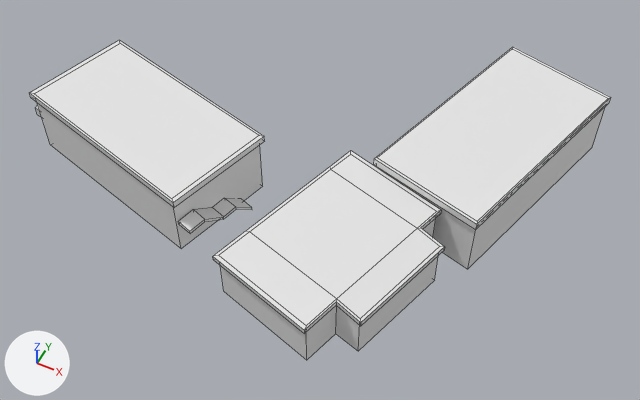
The OBJ model BU-Codejam/Assets/University Assets/Talbot Campus/Tolpuddle Annex/published/tolpuddleannex_model_published.obj as it was, and as the next commit left it.
The view is the same before and after, from a camera (50 mm lens) standing at (162.7, 21.5, 100.5) and looking at (122.3, 102.3, -0.4). Arrows for +X, +Y and +Z are at lower left; the lights stay in place. Mesh edges are drawn as thin lines. Where no turn or scale is listed for an object, it has been applied to the vertices.
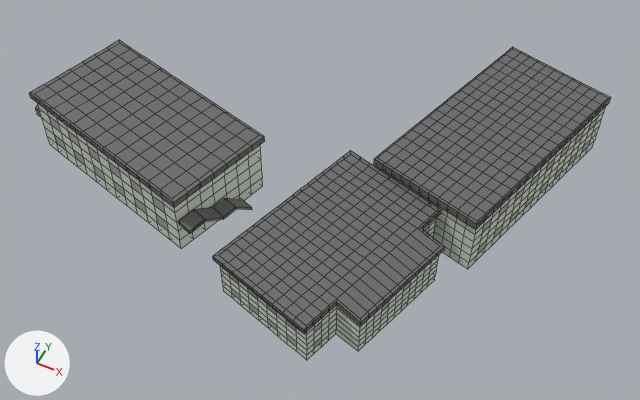
Location of each change, [x1, y1, x2, y2] in pixels of the pictures (640 x 400 px):
'Cube.002', recoloured
    both: [178, 198, 252, 234]
part 1 of me_cube, added
    after: [29, 40, 265, 249]
part 2 of me_cube_003, added
    after: [374, 47, 611, 269]
part 3 of me_cube_004, added
    after: [213, 151, 444, 360]
part 4 of me_cube_004, recoloured
    both: [336, 228, 445, 326]

Edits to the bpy script that builds the scene:
```text
Add mat_m_tolpuddle_green:
    mat_m_tolpuddle_green = principled_material('M_tolpuddle_green')
    mat_m_tolpuddle_green.base_color = (0.733, 0.8, 0.696)  # white #dee7d9
Add mat_m_tolpuddle_window:
    mat_m_tolpuddle_window = principled_material('M_tolpuddle_window')
    mat_m_tolpuddle_window.base_color = (0.407, 0.407, 0.407)  # grey #ababab
Add mat_m_tolpuddle_roof:
    mat_m_tolpuddle_roof = principled_material('M_tolpuddle_roof')
    mat_m_tolpuddle_roof.base_color = (0.143, 0.143, 0.143)  # dark grey #6a6a6a
Change me_cube:
    used by ob_cube; location = (0.0, 0.0, 0.0)
    remove me_cube.from_pydata(...)  # 44 vertices, 40 faces; spans x 77.5..114.1, y 84.1..109.9, z -1.4..10.7
    add me_cube.from_pydata(...)  # 528 vertices, 524 faces; spans x 77.5..114.1, y 84.1..109.9, z -1.4..10.7
    me_cube part 1: 484 vertices added at x 78.2..113.4, y 84.6..109.3, z -0.2..10.7
    add me_cube.materials.append(mat_m_tolpuddle_roof)  # dark grey #6a6a6a
    add me_cube.materials.append(mat_m_tolpuddle_green)  # white #dee7d9
    add me_cube.materials.append(mat_m_tolpuddle_window)  # grey #ababab
Change me_cube_002:
    where me_cube_002.from_pydata(...)  # 20 vertices, 18 faces; spans x 108.98..114.13, y 83.88..96.63, z -0.3..5.99
    add me_cube_002.materials.append(mat_m_tolpuddle_roof)  # dark grey #6a6a6a
Change me_cube_003:
    used by ob_cube_003; location = (0.0, 0.0, 0.0)
    remove me_cube_003.from_pydata(...)  # 20 vertices, 18 faces; spans x 130.1..156.8, y 98.9..136.7, z 0.2..10.7
    add me_cube_003.from_pydata(...)  # 880 vertices, 878 faces; spans x 130.1..156.8, y 98.9..136.7, z 0.2..10.7
    me_cube_003 part 2: 860 vertices added at x 130.5..156.5, y 99.3..136.2, z 0.2..10.7
    add me_cube_003.materials.append(mat_m_tolpuddle_roof)  # dark grey #6a6a6a
    add me_cube_003.materials.append(mat_m_tolpuddle_green)  # white #dee7d9
    add me_cube_003.materials.append(mat_m_tolpuddle_window)  # grey #ababab
Change me_cube_004:
    used by ob_cube_004; location = (0.0, 0.0, 0.0)
    remove me_cube_004.from_pydata(...)  # 50 vertices, 48 faces; spans x 118.0..144.4, y 74.7..105.3, z 1.2..9.1
    add me_cube_004.from_pydata(...)  # 852 vertices, 850 faces; spans x 118.0..144.4, y 74.7..105.3, z 1.2..9.1
    me_cube_004 part 3: 802 vertices added at x 118.4..144.0, y 75.3..104.7, z 1.2..9.1
    me_cube_004 part 4: 6 faces spanning x 135.5..144.4, y 79.1..96.2, z 7.9..9.1 switch from no material to mat_m_tolpuddle_roof (dark grey #6a6a6a)
    add me_cube_004.materials.append(mat_m_tolpuddle_green)  # white #dee7d9
    add me_cube_004.materials.append(mat_m_tolpuddle_window)  # grey #ababab
```
